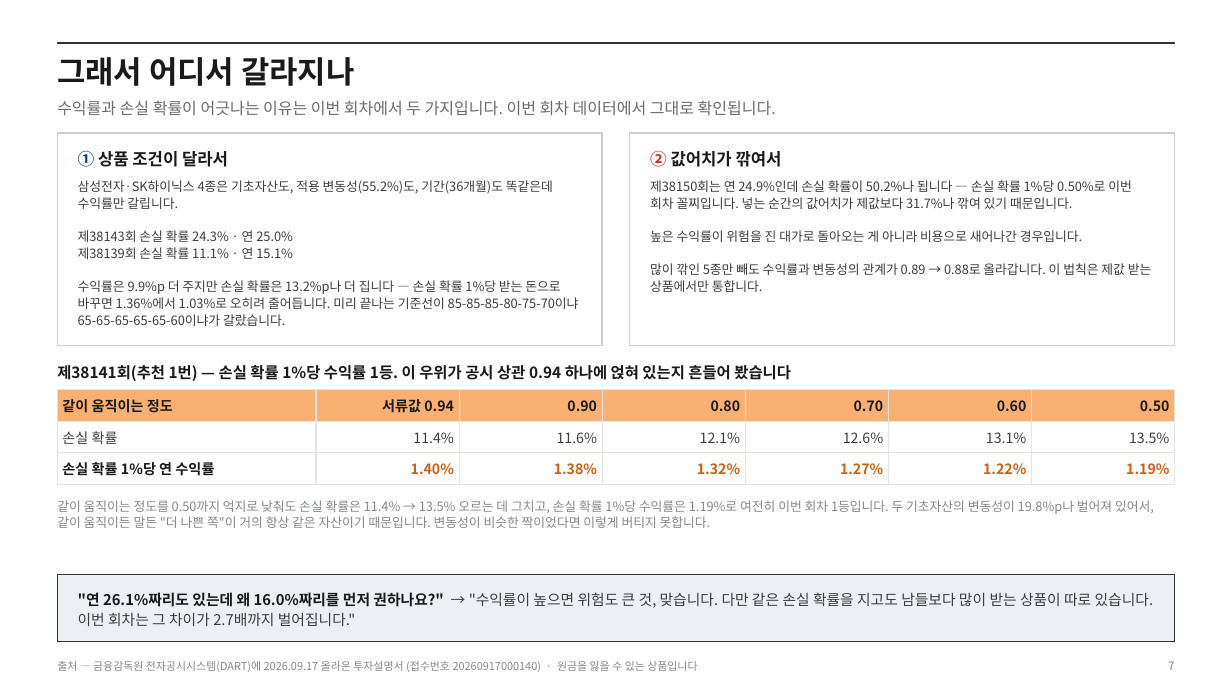
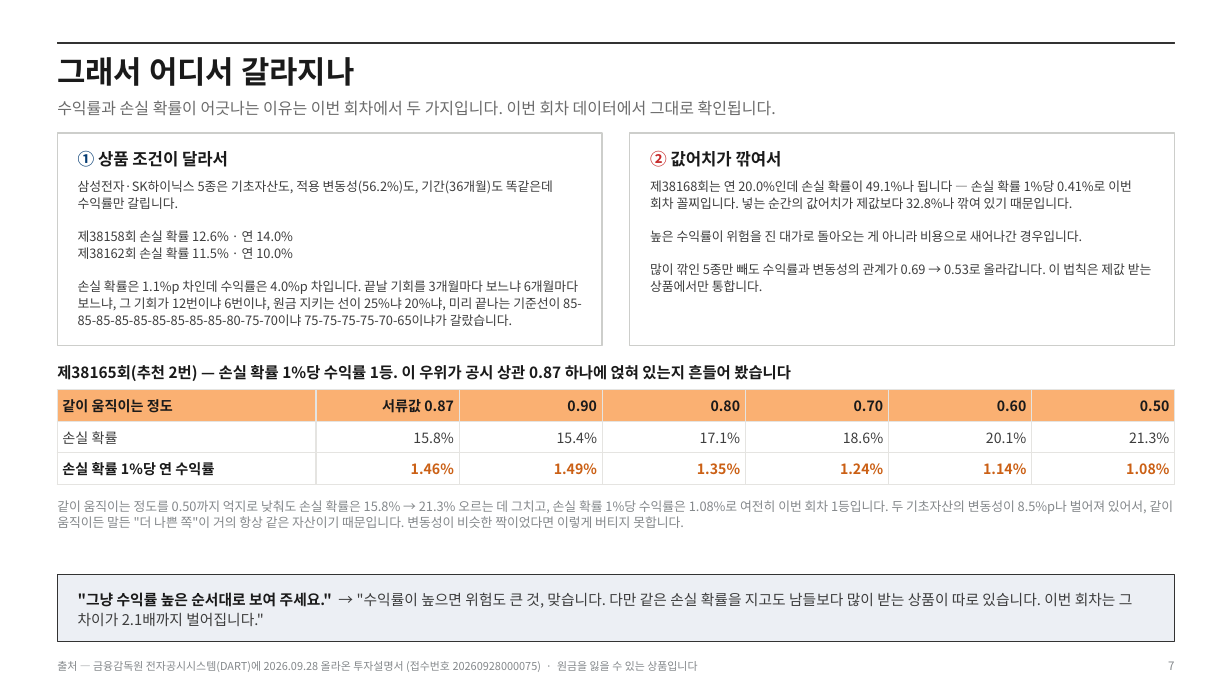
Before and after one commit to hanaroline/work_1, a slide deck: slide 7 of els-analysis-deck.pptx. Drawn at 1232x693 pixels with LibreOffice and Linux fonts; fonts in the diff are those of the drawing. Boxes give left, top, right and bottom in pixels: in the first picture for what was removed or moved away, otherwise in the second. Text is boxed around its words. In the diff, an @@ line names an element or a change of style, - is before the commit and + after.

```diff
--- a/els-analysis-deck.pptx
+++ b/els-analysis-deck.pptx
@@ text at [78,180,582,326]: text changed @@
-삼성전자·SK하이닉스 4종은 기초자산도, 적용 변동성(55.2%)도, 기간(36개월)도 똑같은데 수익률만 갈립니다.
-제38143회 손실 확률 24.3% · 연 25.0%
-제38139회 손실 확률 11.1% · 연 15.1%
-수익률은 9.9%p 더 주지만 손실 확률은 13.2%p나 더 집니다 — 손실 확률 1%당 받는 돈으로 바꾸면 1.36%에서 1.03%로 오히려 줄어듭니다. 미리 끝나는 기준선이 85-85-85-80-75-70이냐 65-65-65-65-65-60이냐가 갈랐습니다.
+삼성전자·SK하이닉스 5종은 기초자산도, 적용 변동성(56.2%)도, 기간(36개월)도 똑같은데 수익률만 갈립니다.
+제38158회 손실 확률 12.6% · 연 14.0%
+제38162회 손실 확률 11.5% · 연 10.0%
+손실 확률은 1.1%p 차인데 수익률은 4.0%p 차입니다. 끝날 기회를 3개월마다 보느냐 6개월마다 보느냐, 그 기회가 12번이냐 6번이냐, 원금 지키는 선이 25%냐 20%냐, 미리 끝나는 기준선이 85-85-85-85-85-85-85-85-85-80-75-70이냐 75-75-75-75-70-65이냐가 갈랐습니다.
@@ text at [650,180,1132,209]: text changed @@
-제38150회는 연 24.9%인데 손실 확률이 50.2%나 됩니다 — 손실 확률 1%당 0.50%로 이번 회차 꼴찌입니다. 넣는 순간의 값어치가 제값보다 31.7%나 깎여 있기 때문입니다.
+제38168회는 연 20.0%인데 손실 확률이 49.1%나 됩니다 — 손실 확률 1%당 0.41%로 이번 회차 꼴찌입니다. 넣는 순간의 값어치가 제값보다 32.8%나 깎여 있기 때문입니다.
@@ text at [650,263,1152,292]: text changed @@
-많이 깎인 5종만 빼도 수익률과 변동성의 관계가 0.89 → 0.88로 올라갑니다. 이 법칙은 제값 받는 상품에서만 통합니다.
+많이 깎인 5종만 빼도 수익률과 변동성의 관계가 0.69 → 0.53로 올라갑니다. 이 법칙은 제값 받는 상품에서만 통합니다.
@@ text at [57,363,791,383]: text changed @@
-제38141회(추천 1번) — 손실 확률 1%당 수익률 1등. 이 우위가 공시 상관 0.94 하나에 얹혀 있는지 흔들어 봤습니다
+제38165회(추천 2번) — 손실 확률 1%당 수익률 1등. 이 우위가 공시 상관 0.87 하나에 얹혀 있는지 흔들어 봤습니다
@@ table at [57,390,1176,482] @@
-row 1, column 2: 서류값 0.94
+row 1, column 2: 서류값 0.87
-row 2: 손실 확률 | 11.4% | 11.6% | 12.1% | 12.6% | 13.1% | 13.5%
+row 2: 손실 확률 | 15.8% | 15.4% | 17.1% | 18.6% | 20.1% | 21.3%
-row 3: 손실 확률 1%당 연 수익률 | 1.40% | 1.38% | 1.32% | 1.27% | 1.22% | 1.19%
+row 3: 손실 확률 1%당 연 수익률 | 1.46% | 1.49% | 1.35% | 1.24% | 1.14% | 1.08%
@@ text at [57,500,1174,528]: text changed @@
-같이 움직이는 정도를 0.50까지 억지로 낮춰도 손실 확률은 11.4% → 13.5% 오르는 데 그치고, 손실 확률 1%당 수익률은 1.19%로 여전히 이번 회차 1등입니다. 두 기초자산의 변동성이 19.8%p나 벌어져 있어서, 같이 움직이든 말든 "더 나쁜 쪽"이 거의 항상 같은 자산이기 때문입니다. 변동성이 비슷한 짝이었다면 이렇게 버티지 못합니다.
+같이 움직이는 정도를 0.50까지 억지로 낮춰도 손실 확률은 15.8% → 21.3% 오르는 데 그치고, 손실 확률 1%당 수익률은 1.08%로 여전히 이번 회차 1등입니다. 두 기초자산의 변동성이 8.5%p나 벌어져 있어서, 같이 움직이든 말든 "더 나쁜 쪽"이 거의 항상 같은 자산이기 때문입니다. 변동성이 비슷한 짝이었다면 이렇게 버티지 못합니다.
@@ text at [78,592,1133,626]: text changed @@
-"연 26.1%짜리도 있는데 왜 16.0%짜리를 먼저 권하나요?" → "수익률이 높으면 위험도 큰 것, 맞습니다. 다만 같은 손실 확률을 지고도 남들보다 많이 받는 상품이 따로 있습니다. 이번 회차는 그 차이가 2.7배까지 벌어집니다."
+"그냥 수익률 높은 순서대로 보여 주세요." → "수익률이 높으면 위험도 큰 것, 맞습니다. 다만 같은 손실 확률을 지고도 남들보다 많이 받는 상품이 따로 있습니다. 이번 회차는 그 차이가 2.1배까지 벌어집니다."
@@ text at [57,661,697,672]: text changed @@
-출처 — 금융감독원 전자공시시스템(DART)에 2026.09.17 올라온 투자설명서 (접수번호 20260917000140) · 원금을 잃을 수 있는 상품입니다
+출처 — 금융감독원 전자공시시스템(DART)에 2026.09.28 올라온 투자설명서 (접수번호 20260928000075) · 원금을 잃을 수 있는 상품입니다
```
Also in this commit, not shown: 14 other slides changed, 13 other files.
